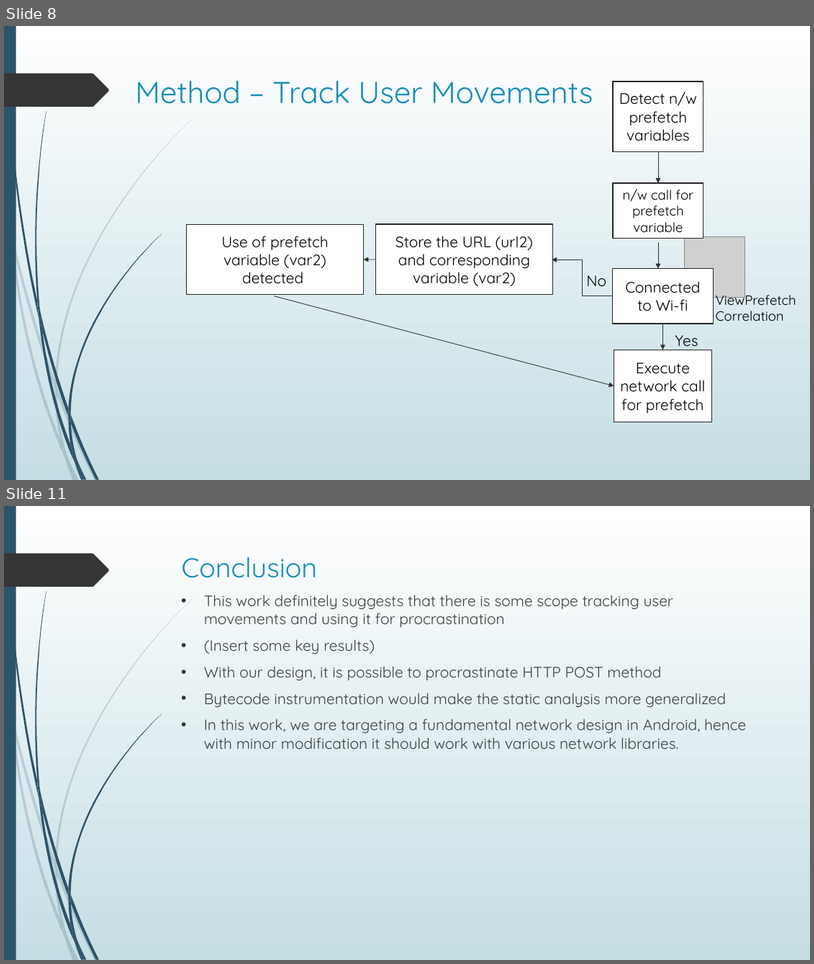
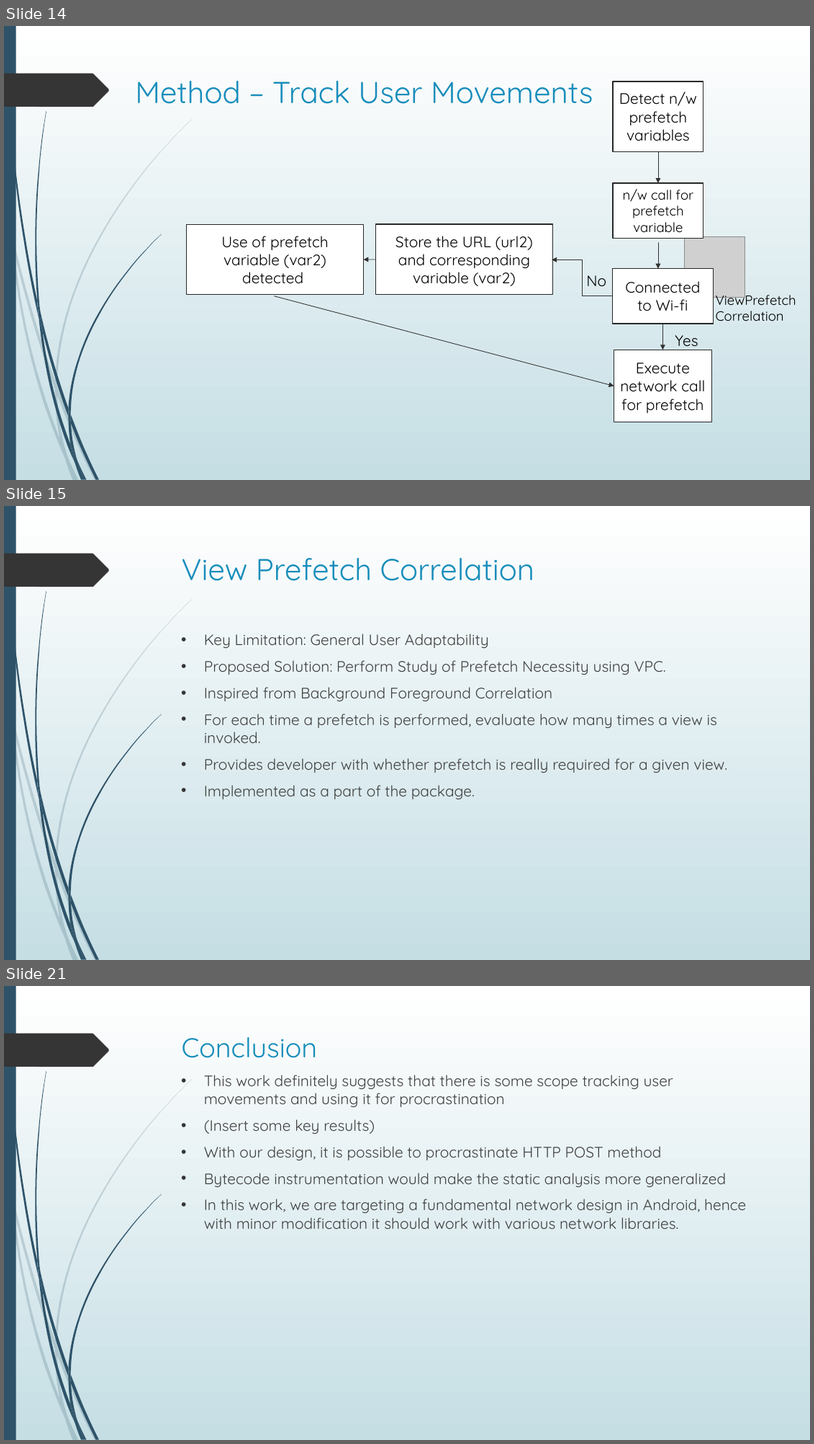
Before and after one commit to shahamish150294/PrefetchProcrastinatorAndroid, a slide deck: Prefetch Procrastinator Final Presentation.pptx. Shown one above the other, each under a label of ours: slides 8 and 11 before the commit, slides 14, 15 and 21 after it; the slides between them are not shown. The pictures are 814x964 and 814x1444 pixels, drawn with LibreOffice and Linux fonts; fonts in the diff are those of the drawing; grey boxes stand for pictures. Boxes give left, top, right and bottom in pixels: in the first picture for what was removed or moved away, otherwise in the second. Text is boxed around its words. In the diff, an @@ line names an element or a change of style, - is before the commit and + after.

Commit message:
Updated ppt

```diff
--- a/Prefetch Procrastinator Final Presentation.pptx
+++ b/Prefetch Procrastinator Final Presentation.pptx
@@ slide 15 added at [4, 506, 810, 960], background gradient #FFFFFF to #C5DEE5; not listed: 24 template elements that a slide beside it also shows @@
@@ title added at [182, 558, 535, 581], 36 pt, text #178DBB @@
+View Prefetch Correlation
@@ text added at [204, 633, 728, 799], 18 pt, text #404040 @@
+• Key Limitation: General User Adaptability
+• Proposed Solution: Perform Study of Prefetch Necessity using VPC.
+• Inspired from Background Foreground Correlation
+• For each time a prefetch is performed, evaluate how many times a view is invoked.
+• Provides developer with whether prefetch is really required for a given view.
+• Implemented as a part of the package.
@@ what was slide 8 is now slide 14 @@
@@ what was slide 11 is now slide 21 @@
```
Also in this commit, not shown: 11 other slides added, 2 slides removed.
